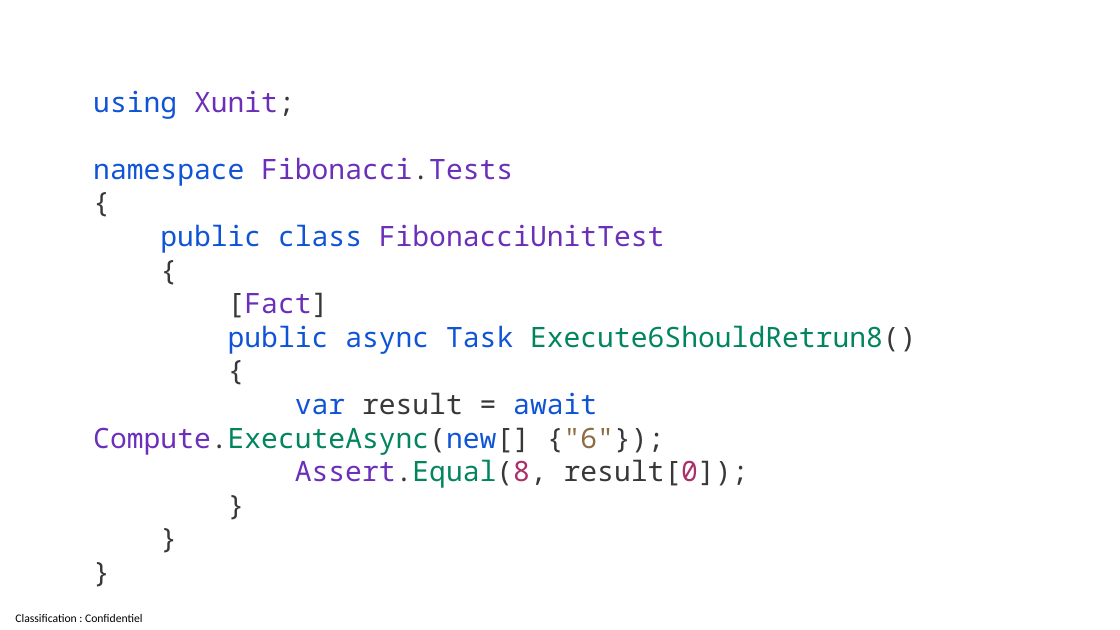
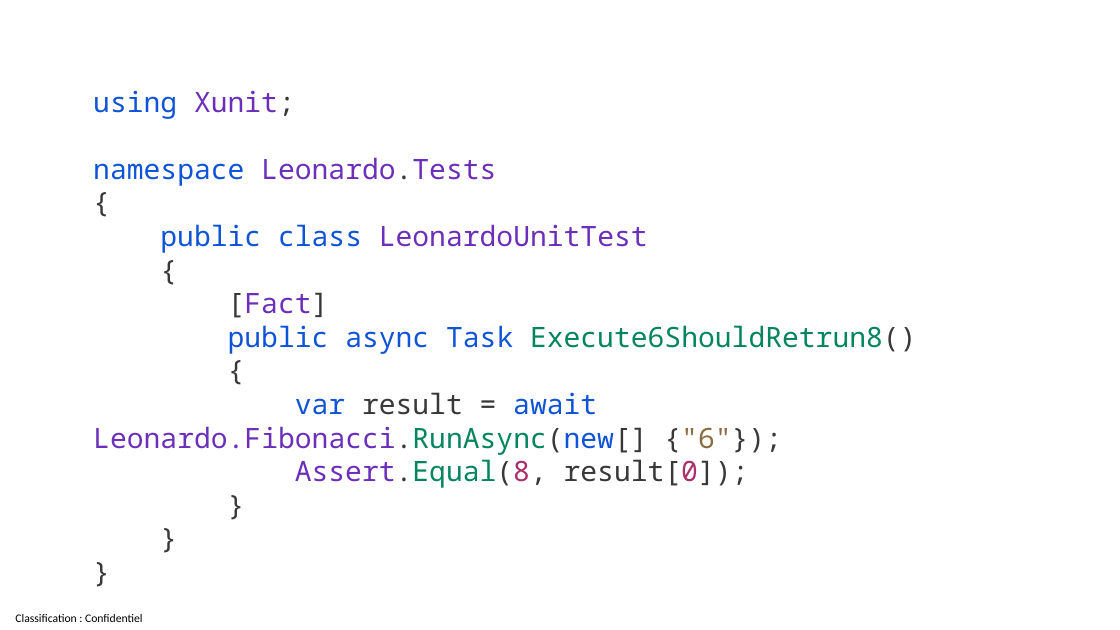
Before and after one commit to guillaume-chervet/course.dotnet, a slide deck: slide 99 of documentations/dotnet6.pptx (slide 98 before the commit). Drawn at 1120x630 pixels with LibreOffice and Linux fonts; fonts in the diff are those of the drawing. Boxes give left, top, right and bottom in pixels: in the first picture for what was removed or moved away, otherwise in the second. Text is boxed around its words. In the diff, an @@ line names an element or a change of style, - is before the commit and + after.

```diff
--- a/documentations/dotnet6.pptx
+++ b/documentations/dotnet6.pptx
@@ text at [93,90,916,488]: text changed @@
-using Xunit;
-namespace Fibonacci.Tests
-{
-public class FibonacciUnitTest
-{
-[Fact]
-public async Task Execute6ShouldRetrun8()
-{
-var result = await Compute.ExecuteAsync(new[] {"6"});
-Assert.Equal(8, result[0]);
-}
-}
-}
+using Xunit;
+namespace Leonardo.Tests
+{
+public class LeonardoUnitTest
+{
+[Fact]
+public async Task Execute6ShouldRetrun8()
+{
+var result = await Leonardo.Fibonacci.RunAsync(new[] {"6"});
+Assert.Equal(8, result[0]);
+}
+}
+}
```
Also in this commit, not shown: 25 other slides changed, 1 slide added.
